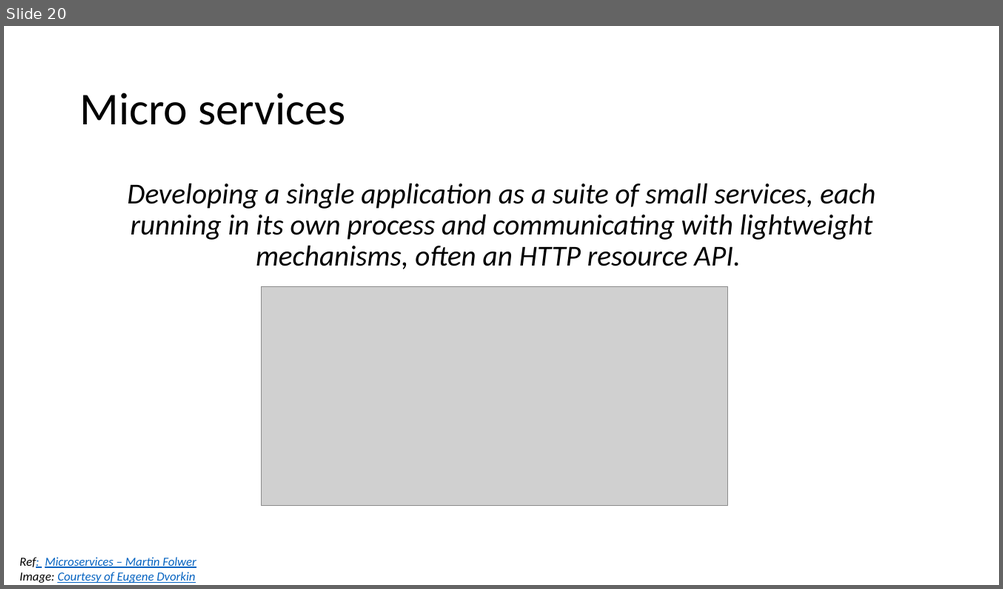
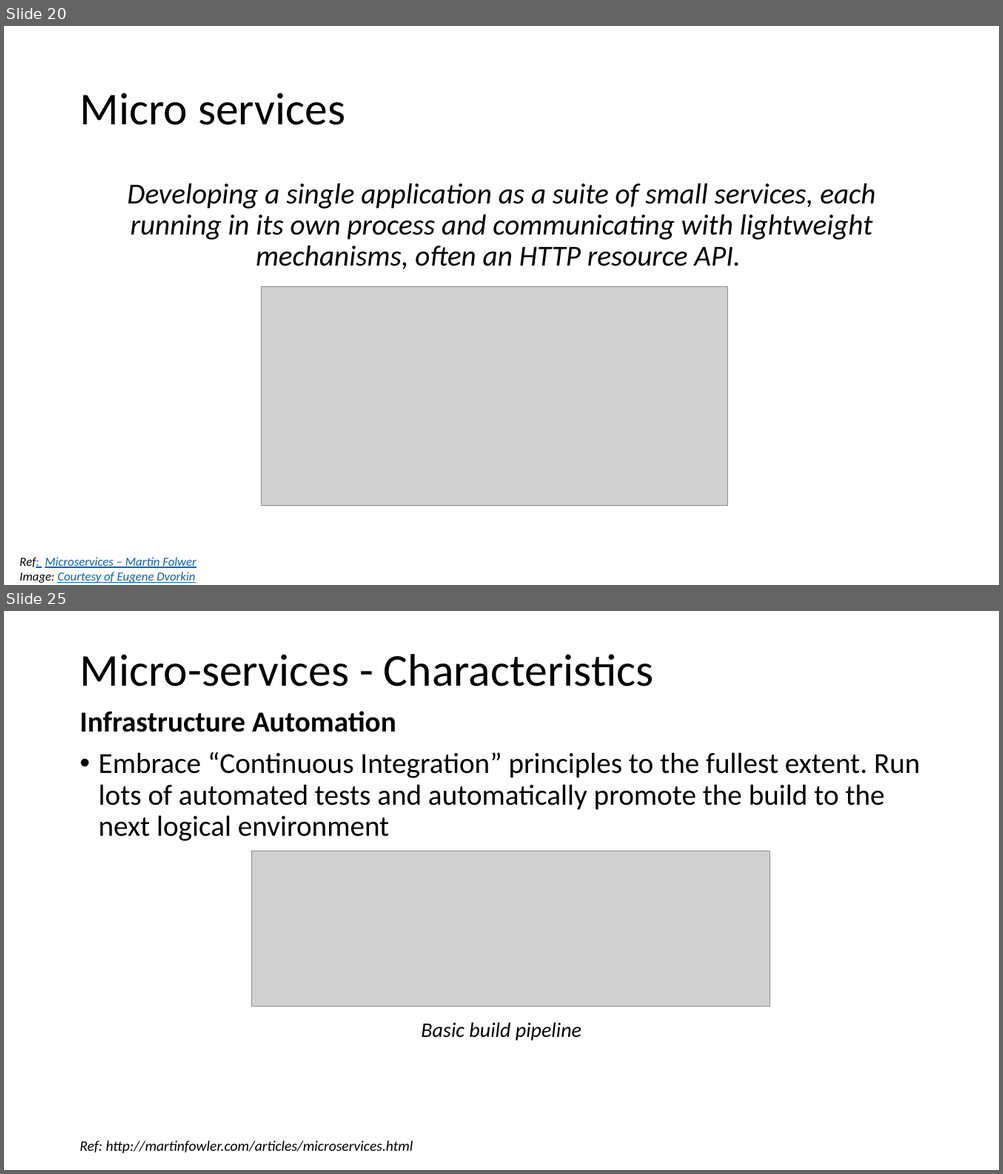
Before and after one commit to batchu/spring-boot-ujug, a slide deck: Spring Boot.pptx. Shown one above the other, each under a label of ours: slide 20 before the commit, slides 20 and 25 after it; the slides between them are not shown. The pictures are 1003x589 and 1003x1174 pixels, drawn with LibreOffice and Linux fonts; fonts in the diff are those of the drawing; grey boxes stand for pictures. Boxes give left, top, right and bottom in pixels: in the first picture for what was removed or moved away, otherwise in the second. Text is boxed around its words. In the diff, an @@ line names an element or a change of style, - is before the commit and + after.

Commit message:
Updated Microservices content

```diff
--- a/Spring Boot.pptx
+++ b/Spring Boot.pptx
@@ slide 25 added at [4,611,999,1170], background #FFFFFF @@
@@ title added at [79,654,653,686], 44 pt, text #000000 @@
+Micro-services - Characteristics
@@ text added at [79,711,919,1041], 28 pt, text #000000 @@
+Infrastructure Automation
+• Embrace “Continuous Integration” principles to the fullest extent. Run lots of automated tests and automatically promote the build to the next logical environment
+Basic build pipeline
@@ picture added at [252,851,770,1006] @@
@@ text added at [79,1141,413,1153], 14 pt, text #000000, italic @@
+Ref: http://martinfowler.com/articles/microservices.html
```
Also in this commit, not shown: 4 slides changed, 4 other slides added.
